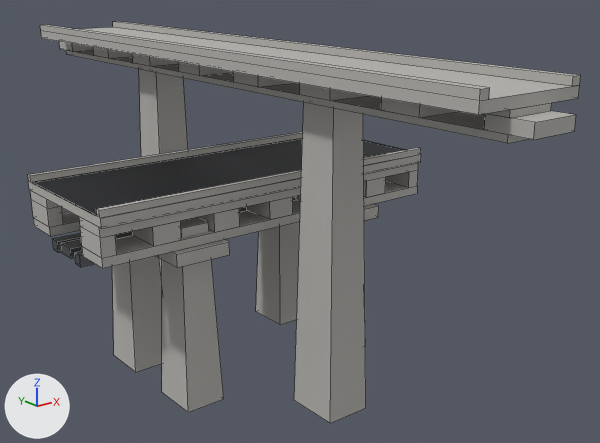
A saved change to the FBX model Assets/_Project/04.Art/02.Models/Megastructure/SM_Mega_Overpass.fbx.
The view is the same before and after, from a 50 mm lens placed at (-104.1, -153.0, 76.6), pointed at (10.4, -9.8, 19.3). Arrows for +X, +Y and +Z are at lower left; the lights stay in place. The picture after the commit comes second. Mesh edges are drawn as thin lines. Where no turn or scale is listed for an object, it has been applied to the vertices. Vertices at exactly the same position are counted once.

Script lines for the objects in view, before the commit:
```python
me_sm_mega_overpass = bpy.data.meshes.new('SM_Mega_Overpass')
me_sm_mega_overpass.from_pydata(...)  # 380 vertices, 300 faces; spans x -42.0..42.0, y -82.0..82.0, z -14.0..60.0
# faces by material slot: [276, 18, 6]
me_sm_mega_overpass.materials.append(mat_m_mega_concrete)  # grey #b6b3af
me_sm_mega_overpass.materials.append(mat_m_mega_steel)  # grey #77797d
me_sm_mega_overpass.materials.append(mat_m_mega_dark)  # dark grey #3e3f42
ob_sm_mega_overpass = bpy.data.objects.new('SM_Mega_Overpass', me_sm_mega_overpass)
ob_sm_mega_overpass.location = (0.0, 0.0, 0.0)
```
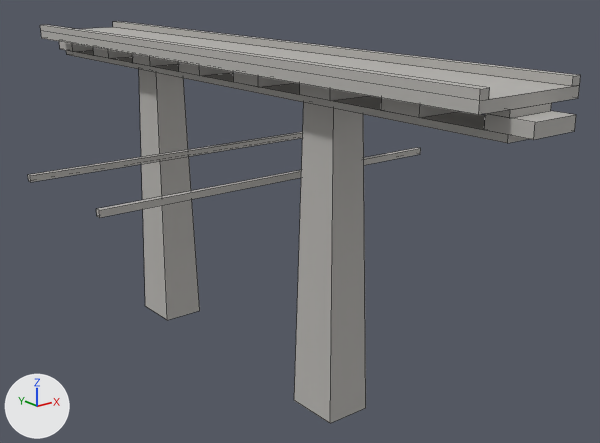
What the commit changed:
me_sm_mega_overpass is used by ob_sm_mega_overpass; location (0.0, 0.0, 0.0).
me_sm_mega_overpass had 380 vertices, 300 faces and spanned x -42.0..42.0, y -82.0..82.0, z -14.0..60.0.
me_sm_mega_overpass now has 132 vertices, 102 faces and spans x -42.0..42.0, y -82.0..82.0, z -14.0..60.0.
me_sm_mega_overpass part 1: 26 loose pieces with 240 vertices, spanning x -42.0..42.0, y -18.0..18.0, z -14.0..32.0, are deleted.
Part 2, on me_sm_mega_overpass:
8 vertices are removed from x -42.0..42.0, y -17.0..17.0, z 30.0..32.0.
14 faces are deleted.
8 new faces join them.
me_sm_mega_overpass no longer uses material mat_m_mega_steel (grey #77797d).
me_sm_mega_overpass no longer uses material mat_m_mega_dark (dark grey #3e3f42).

Location of each change, [x1, y1, x2, y2] in pixels of the pictures (600 x 443 px):
part 1 of me_sm_mega_overpass, deleted
    before: [31, 138, 418, 412]
part 2 of me_sm_mega_overpass, cut back
    before: [28, 138, 421, 228]
    after: [28, 148, 421, 218]
